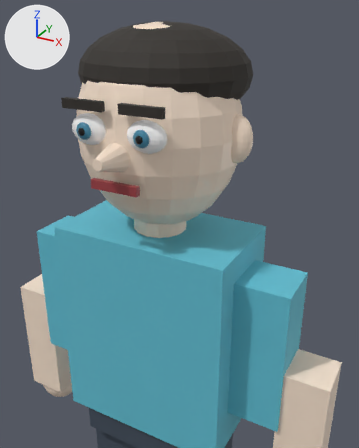
A saved change to the glTF model game/assets/models/generated_humanoids/data_ops_00.glb.
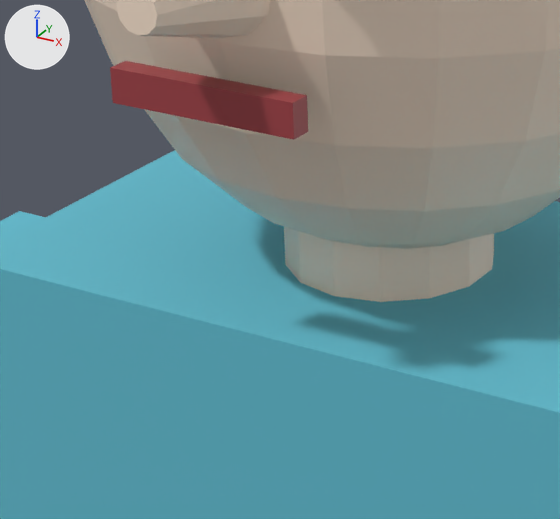
There are two pictures of each version: one from a camera (50 mm lens) standing at (0.72, -1.189, 3.008) and looking at (0.161, -0.174, 2.5), one close up on the part from 18% to 56% of the width and 36% to 65% of the height. Every picture has the same lights, and +X, +Y and +Z are marked at upper left. The first two pictures are the older version. Vertices at exactly the same position are counted once.

The older version as bpy lines, for what is in view:
```python
mat_mouth_021 = principled_material('Mouth.021')
mat_mouth_021.base_color = (0.35, 0.05, 0.06)  # red #a03f45
me_cube_345 = bpy.data.meshes.new('Cube.345')
me_cube_345.from_pydata(...)  # a box spanning x -0.07..0.07, y -0.228..-0.212, z 1.673..1.697
me_cube_345.materials.append(mat_mouth_021)  # red #a03f45
me_cylinder_021 = bpy.data.meshes.new('Cylinder.021')
me_cylinder_021.from_pydata(...)  # a 14-sided cylinder along z spanning x -0.078..0.078, y -0.08..0.08, z 1.47..1.59
me_cylinder_021.materials.append(mat_skin_021)  # beige #fae5d0
me_sphere_257 = bpy.data.meshes.new('Sphere.257')
me_sphere_257.from_pydata(...)  # a UV sphere (20 segments, 12 rings, poles along z) spanning x -0.24..0.24, y -0.21..0.21, z 1.51..2.07
me_sphere_257.materials.append(mat_skin_021)  # beige #fae5d0
ob_head = bpy.data.objects.new('Head', me_sphere_257)
ob_head.location = (0.0, 0.0, 0.9)
ob_mouth = bpy.data.objects.new('Mouth', me_cube_345)
ob_mouth.location = (0.0, 0.0, 0.9)
ob_neck = bpy.data.objects.new('Neck', me_cylinder_021)
ob_neck.location = (0.0, 0.0, 0.9)
# also in view: 'Torso' at (0.0, 0.0, 2.05); 'UpperArm.R' at (-0.36, 0.0, 2.08); 'Nose' at (0.0, -0.235, 2.66)
```
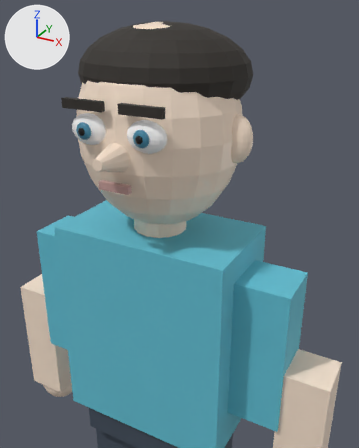
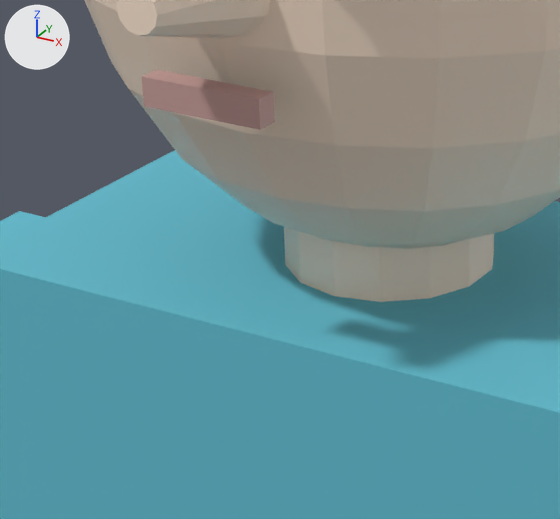
The change, as a list of edits to the scene's bpy script:
```text
Change mat_mouth_021:
    mat_mouth_021.base_color: (0.35, 0.05, 0.06) -> (0.55, 0.33, 0.31)  # red #a03f45 -> pink #c49b97
Change me_cube_345:
    used by ob_mouth; location = (0.0, 0.0, 0.9)
    remove me_cube_345.from_pydata(...)  # 8 vertices, 12 faces; spans x -0.07..0.07, y -0.228..-0.212, z 1.673..1.697
    add me_cube_345.from_pydata(...)  # 8 vertices, 12 faces; spans x -0.045..0.045, y -0.228..-0.212, z 1.675..1.695
    me_cube_345 part 1: the whole mesh is scaled about its middle by (0.643, 1, 0.833)
```

Changed parts and their boxes [x1, y1, x2, y2] in the close-ups (560 x 519 px):
'Mouth', recoloured, rescaled (lighter, 33% narrower, 24% shorter): before [110, 61, 308, 140]; after [142, 70, 275, 130]
